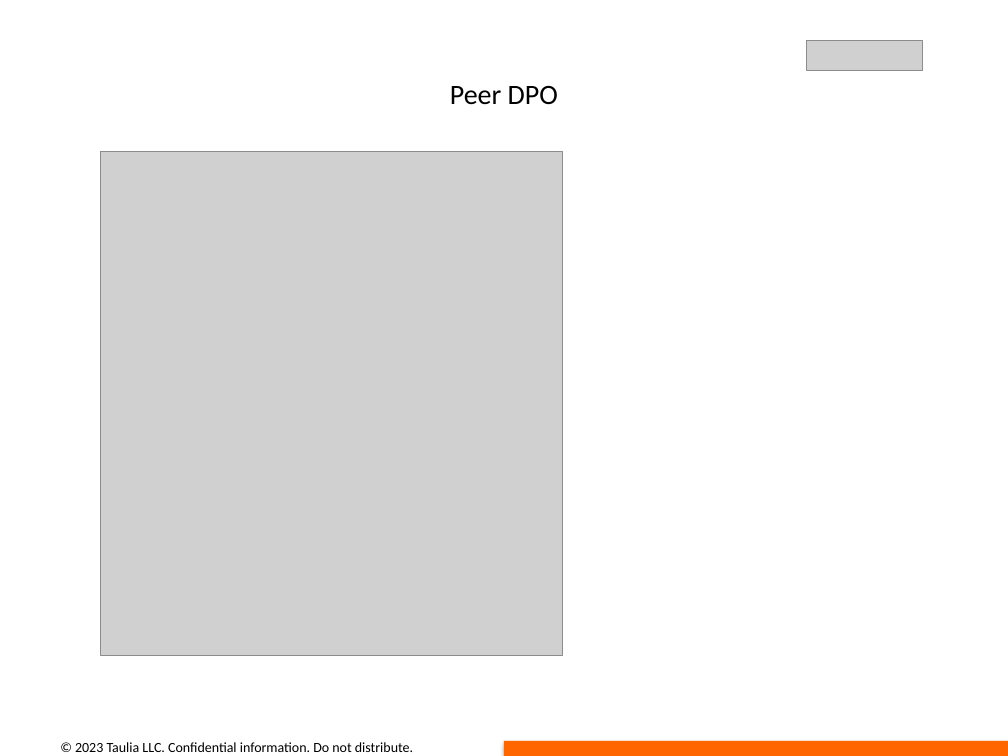
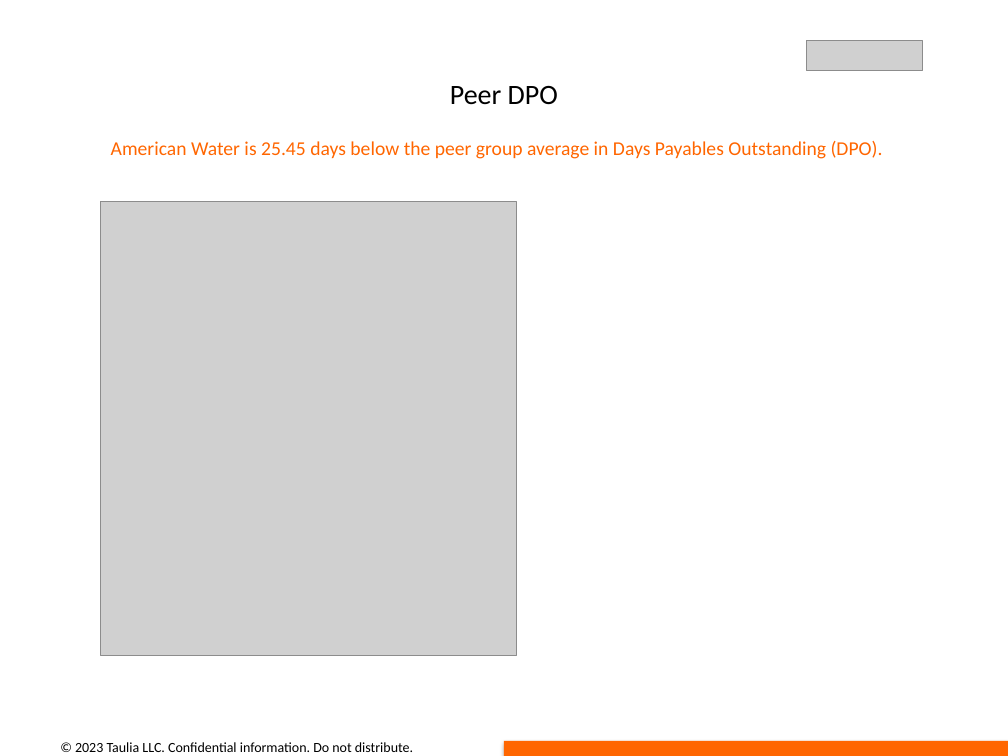
Before and after one commit to dimitarivanov-taulia/opportunity_deck_automation, a slide deck: slide 8 of presentations/opportunity_deck_American Water.pptx. Drawn at 1008x756 pixels with LibreOffice and Linux fonts; fonts in the diff are those of the drawing; grey boxes stand for pictures. Boxes give left, top, right and bottom in pixels: in the first picture for what was removed or moved away, otherwise in the second. Text is boxed around its words. In the diff, an @@ line names an element or a change of style, - is before the commit and + after.

```diff
--- a/presentations/opportunity_deck_American Water.pptx
+++ b/presentations/opportunity_deck_American Water.pptx
@@ text added at box(111, 141, 883, 159), 14 pt, text #FF6600 @@
+American Water is 25.45 days below the peer group average in Days Payables Outstanding (DPO).
@@ picture: place and size @@
-picture at box(101, 151, 562, 655)
+picture at box(101, 202, 516, 655)
```
Also in this commit, not shown: 7 other slides changed, 25 other files.
